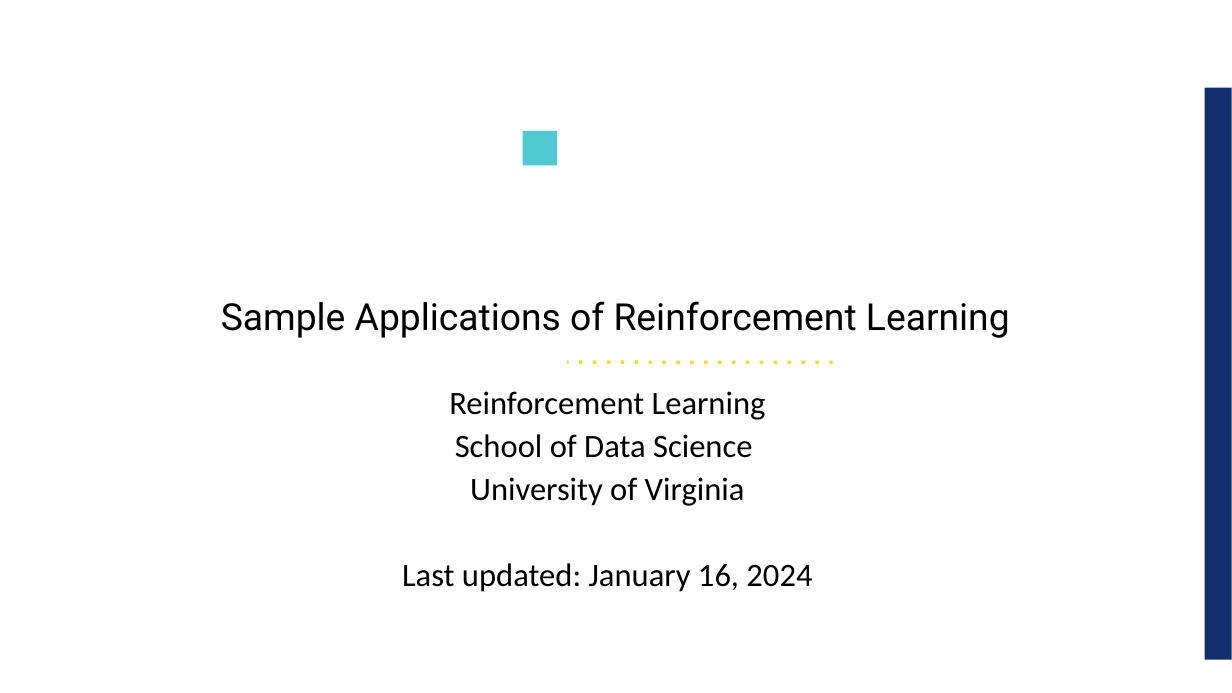
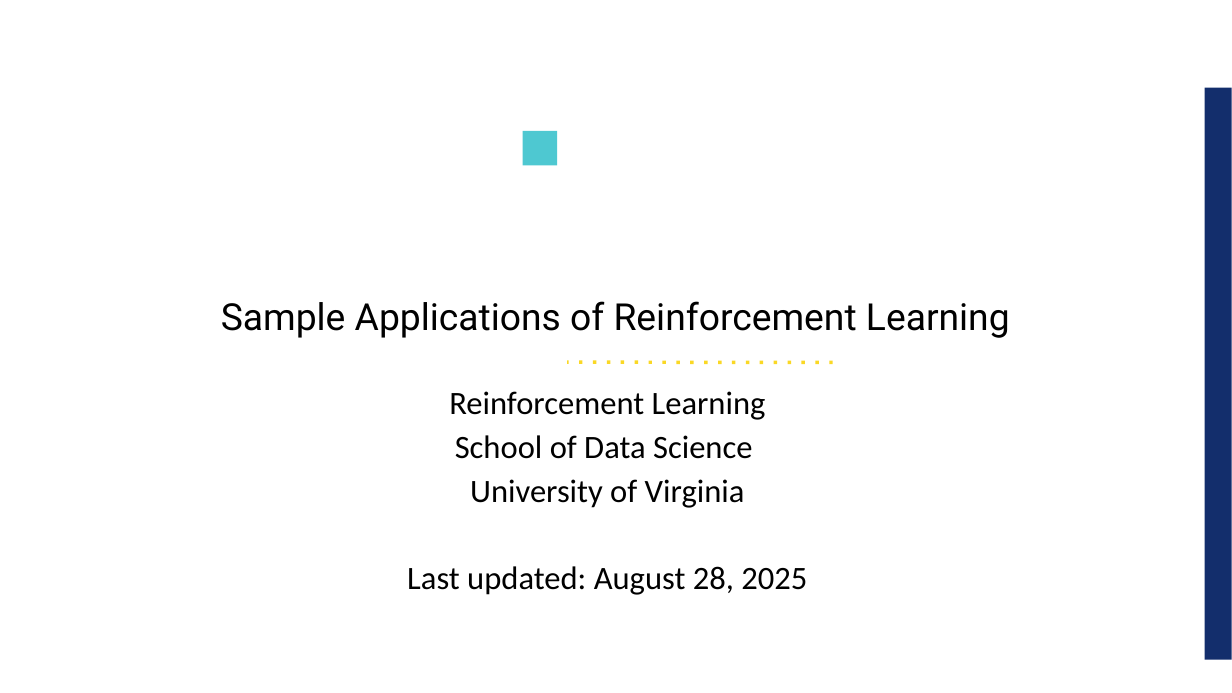
Before and after one commit to jackburke12/applied_reinforcement_learning, a slide deck: slide 1 of 01_rl_fundamentals/rl_application_examples.ppt. Drawn at 1232x693 pixels with LibreOffice and Linux fonts; fonts in the diff are those of the drawing; background and template pictures are left out. Boxes give left, top, right and bottom in pixels: in the first picture for what was removed or moved away, otherwise in the second. Text is boxed around its words. In the diff, an @@ line names an element or a change of style, - is before the commit and + after.

Commit message:
updated applications

```diff
--- a/01_rl_fundamentals/rl_application_examples.ppt
+++ b/01_rl_fundamentals/rl_application_examples.ppt
@@ text at [407,566,807,595]: text changed @@
-Last updated: January 16, 2024
+Last updated: August 28, 2025
```
Also in this commit, not shown: 3 other slides changed, 1 other file.
